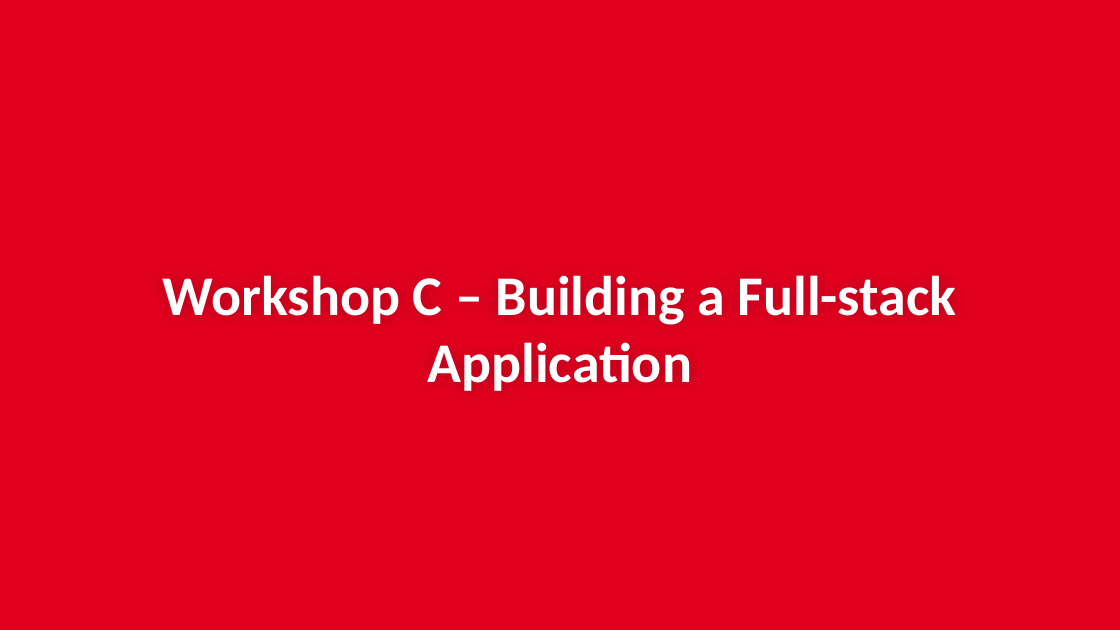
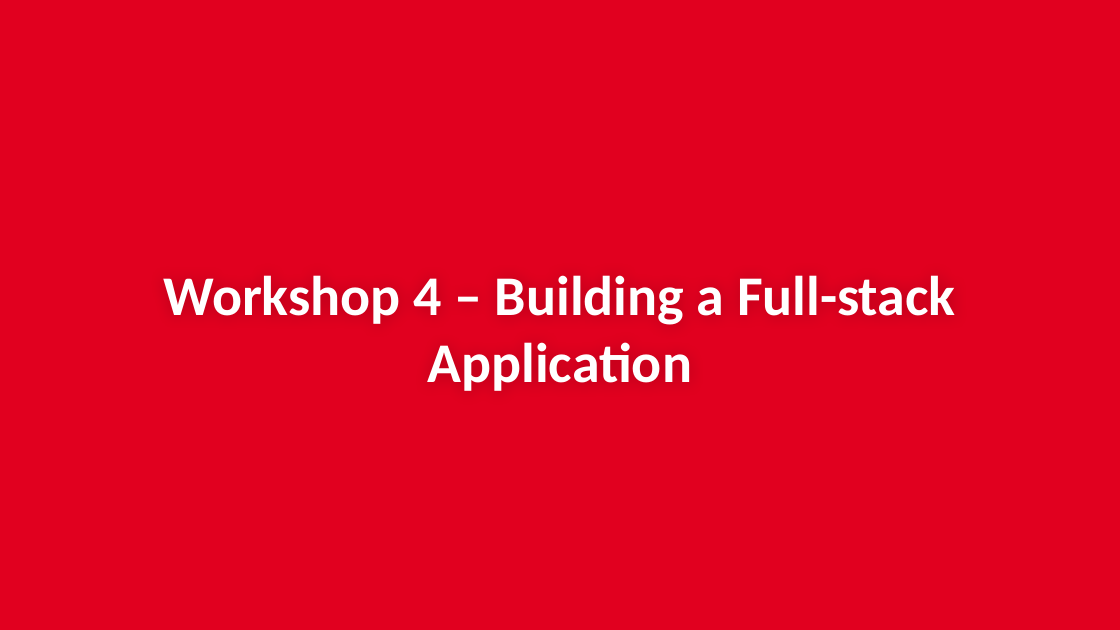
Before and after one commit to couchbaselabs/aspnet-nosql-workshop, a slide deck: slide 1 of 04/04.pptx. Drawn at 1120x630 pixels with LibreOffice and Linux fonts; fonts in the diff are those of the drawing; background and template pictures are left out. Boxes give left, top, right and bottom in pixels: in the first picture for what was removed or moved away, otherwise in the second. Text is boxed around its words. In the diff, an @@ line names an element or a change of style, - is before the commit and + after.

```diff
--- a/04/04.pptx
+++ b/04/04.pptx
@@ title at box(163, 275, 956, 391): text changed @@
-Workshop C – Building a Full-stack Application
+Workshop 4 – Building a Full-stack Application
```
Also in this commit, not shown: 3 other files.
